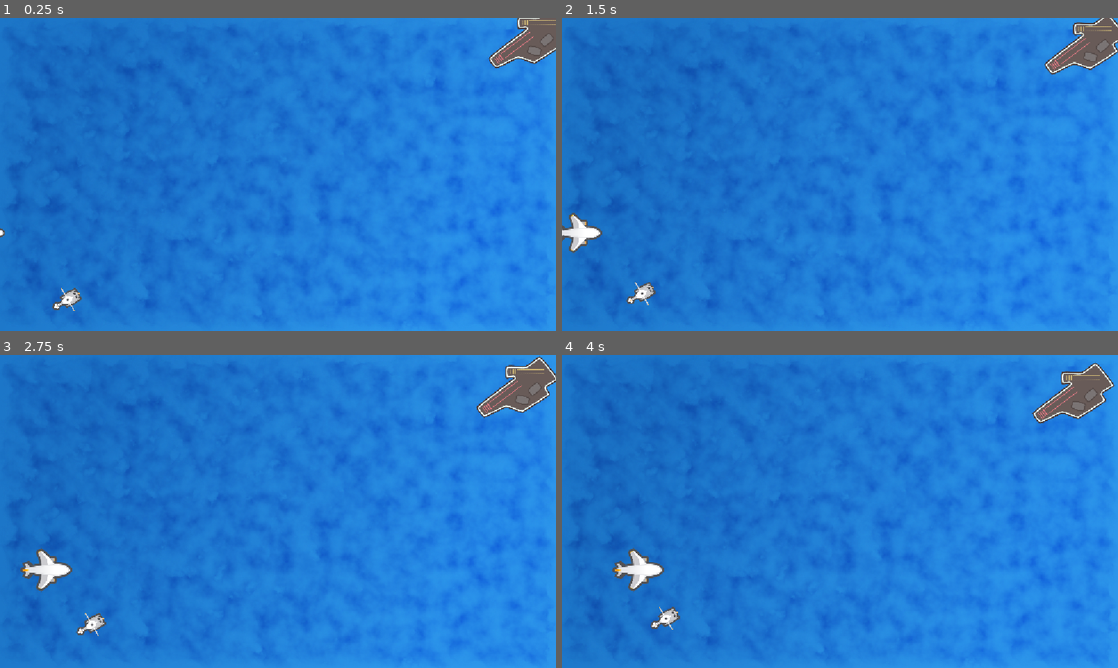
Above: before the commit, frames 1-4 (two rows, left to right).
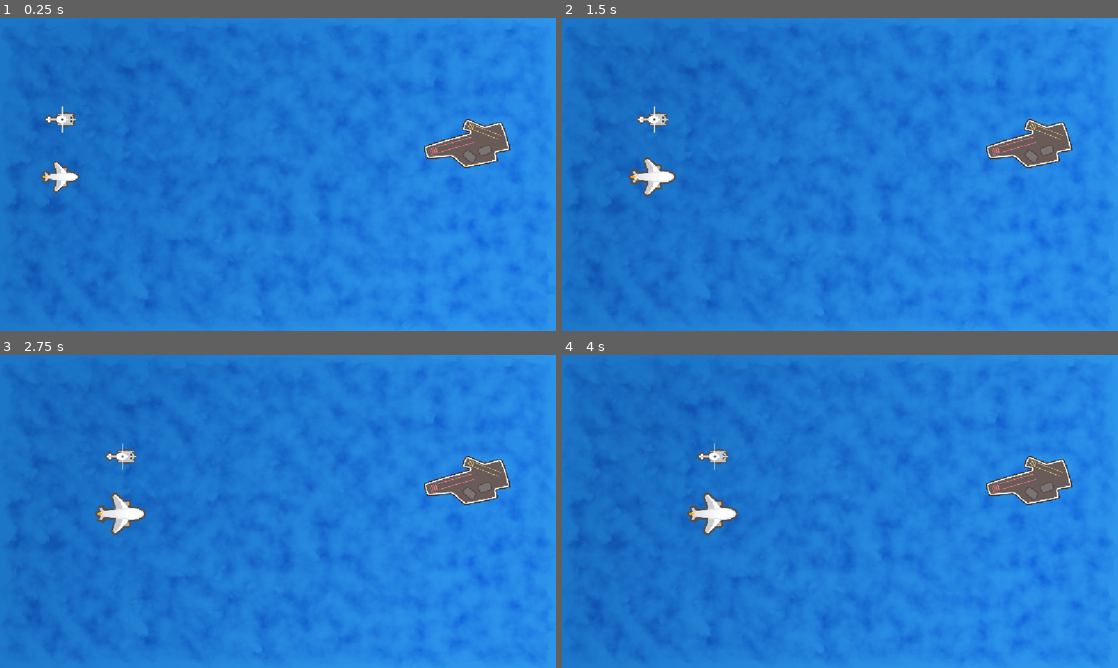
Above: after the commit, the same moments.

Repository: MohebYarahmadi/Godot_JumpStart_Projects
Game: Godot game, scene res://scenes/ocean/Ocean.tscn
Two runs of this game, one before a commit and one after it. Both use one fixed random seed, a clock stepped at 60 frames per second and the inputs below.
Inputs:
- Up to frame 1 (0.25 s): no input
- Up to frame 2 (1.5 s): no input
- Up to frame 3 (2.75 s): no input
- Up to frame 4 (4 s): no input

The runs differ from the first frame. In frame 1, 3.5% of the frame differs, in the area x 0-100%, y 0-94%; in frame 2, 4.3%; in frame 3, 4.6%; in frame 4, 4.6%, in the area x 9-100%, y 2-88%.

Commit message:
Foundation 11 done

Diff:
--- a/scenes/ocean/Ocean.tscn
+++ b/scenes/ocean/Ocean.tscn
@@ -15,19 +15,16 @@
 metadata/_edit_lock_ = true
 
 [node name="carrier" type="Sprite2D" parent="."]
-position = Vector2(1096, 42.99997)
-rotation = -0.36651915
+position = Vector2(968, 260)
 scale = Vector2(0.5, 0.5)
 texture = ExtResource("3_2ucyk")
 
+[node name="helicopter" type="Sprite2D" parent="carrier"]
+unique_name_in_owner = true
+position = Vector2(-1712, -100)
+texture = ExtResource("2_i4j2t")
+
 [node name="plane" type="Sprite2D" parent="."]
-position = Vector2(-42, 445)
+position = Vector2(112, 329)
 scale = Vector2(0.5, 0.5)
 texture = ExtResource("1_npita")
-
-[node name="helicopter" type="Sprite2D" parent="."]
-unique_name_in_owner = true
-position = Vector2(132, 588)
-rotation = -0.5235988
-scale = Vector2(0.5, 0.5)
-texture = ExtResource("2_i4j2t")
--- a/scenes/ocean/ocean.gd
+++ b/scenes/ocean/ocean.gd
@@ -20,7 +20,13 @@
 	if plane.scale.x < 0.7:
 		plane.scale.x += 0.1 * delta
 		plane.scale.y += 0.1 * delta
-	helicopter.position.x += 20.0 * delta	# it's a child node
-	helicopter.position.y -= 10.0 * delta	# it's a child node
-	carrier.position.x -= 10.0 * delta
-	carrier.position.y += 10.0 * delta
+	helicopter.position.x += 50.0 / helicopter.global_scale.x * delta	# it's a child node
+	#carrier.position.x -= 10.0 * delta
+	#carrier.position.y += 10.0 * delta
+
+	#print("helicopter.position: ", helicopter.position)
+	#print("helicopter.global_position: ", helicopter.global_position)
+	#print("helicopter.scale: ", helicopter.scale)
+	#print("helicopter.blobal_scale: ", helicopter.global_scale)
+	#
+	#pass
Not shown, added: addons/godot-git-plugin/git_plugin.gdextension.uid
Not shown, added: addons/godot-git-plugin/LICENSE
Not shown, added: addons/godot-git-plugin/THIRDPARTY.md
Not shown, added: addons/godot-git-plugin/git_plugin.gdextension
Not shown, added: addons/godot-git-plugin/linux/libgit_plugin.linux.editor.x86_64.so
Not shown, added: addons/godot-git-plugin/macos/libgit_plugin.macos.editor.universal.dylib
Not shown, added: addons/godot-git-plugin/windows/libgit_plugin.windows.editor.x86_64.dll
Not shown, added: addons/godot-git-plugin/windows/~libgit_plugin.windows.editor.x86_64.dll
